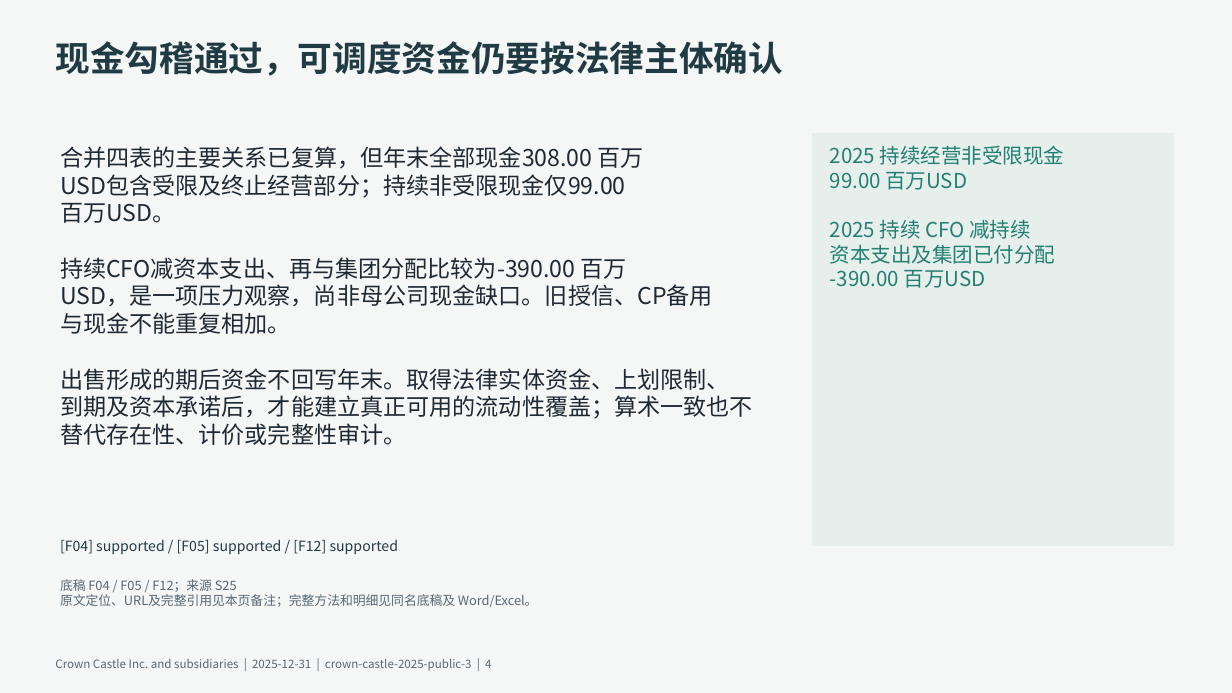
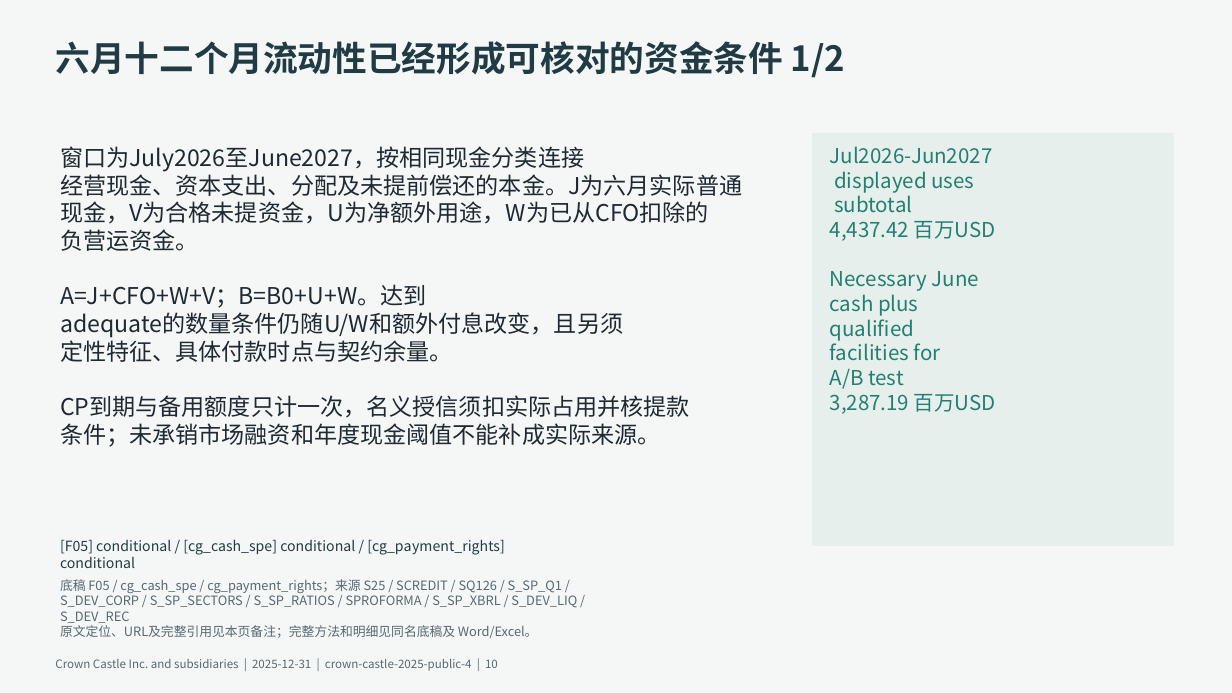
Before and after one commit to qingkongwanli0l/annual-report-analysis, a slide deck: slide 10 of examples/crown-castle-2025/deliverables/presentation.pptx (slide 4 before the commit). Drawn at 1232x693 pixels with LibreOffice and Linux fonts; fonts in the diff are those of the drawing. Boxes give left, top, right and bottom in pixels: in the first picture for what was removed or moved away, otherwise in the second. Text is boxed around its words. In the diff, an @@ line names an element or a change of style, - is before the commit and + after.

Commit message:
Complete Crown conditional credit case and recovery guidance

```diff
--- a/examples/crown-castle-2025/deliverables/presentation.pptx
+++ b/examples/crown-castle-2025/deliverables/presentation.pptx
@@ text at (55,41,845,78): text changed @@
-现金勾稽通过，可调度资金仍要按法律主体确认
+六月十二个月流动性已经形成可核对的资金条件 1/2
@@ text at (60,146,742,447): text changed @@
-合并四表的主要关系已复算，但年末全部现金308.00 百万
-USD包含受限及终止经营部分；持续非受限现金仅99.00
-百万USD。
-持续CFO减资本支出、再与集团分配比较为-390.00 百万
-USD，是一项压力观察，尚非母公司现金缺口。旧授信、CP备用
-与现金不能重复相加。
-出售形成的期后资金不回写年末。取得法律实体资金、上划限制、
-到期及资本承诺后，才能建立真正可用的流动性覆盖；算术一致也不
-替代存在性、计价或完整性审计。
+窗口为July2026至June2027，按相同现金分类连接
+经营现金、资本支出、分配及未提前偿还的本金。J为六月实际普通
+现金，V为合格未提资金，U为净额外用途，W为已从CFO扣除的
+负营运资金。
+A=J+CFO+W+V；B=B0+U+W。达到
+adequate的数量条件仍随U/W和额外付息改变，且另须
+定性特征、具体付款时点与契约余量。
+CP到期与备用额度只计一次，名义授信须扣实际占用并核提款
+条件；未承销市场融资和年度现金阈值不能补成实际来源。
@@ text at (830,146,996,414): text changed @@
-2025 持续经营非受限现金
-99.00 百万USD
-2025 持续 CFO 减持续
-资本支出及集团已付分配
--390.00 百万USD
+Jul2026-Jun2027
+displayed uses
+subtotal
+4,437.42 百万USD
+Necessary June
+cash plus
+qualified
+facilities for
+A/B test
+3,287.19 百万USD
@@ text at (60,539,505,568): text changed @@
-[F04] supported / [F05] supported / [F12] supported
+[F05] conditional / [cg_cash_spe] conditional / [cg_payment_rights]
+conditional
@@ text at (60,579,577,623): text changed @@
-底稿 F04 / F05 / F12；来源 S25
+底稿 F05 / cg_cash_spe / cg_payment_rights；来源 S25 / SCREDIT / SQ126 / S_SP_Q1 /
+S_DEV_CORP / S_SP_SECTORS / S_SP_RATIOS / SPROFORMA / S_SP_XBRL / S_DEV_LIQ /
+S_DEV_REC
@@ text at (55,659,498,671): text changed @@
-Crown Castle Inc. and subsidiaries | 2025-12-31 | crown-castle-2025-public-3 | 4
+Crown Castle Inc. and subsidiaries | 2025-12-31 | crown-castle-2025-public-4 | 10
```
Also in this commit, not shown: 7 other slides changed, 8 slides added, 1 slide removed, 11 other files.
